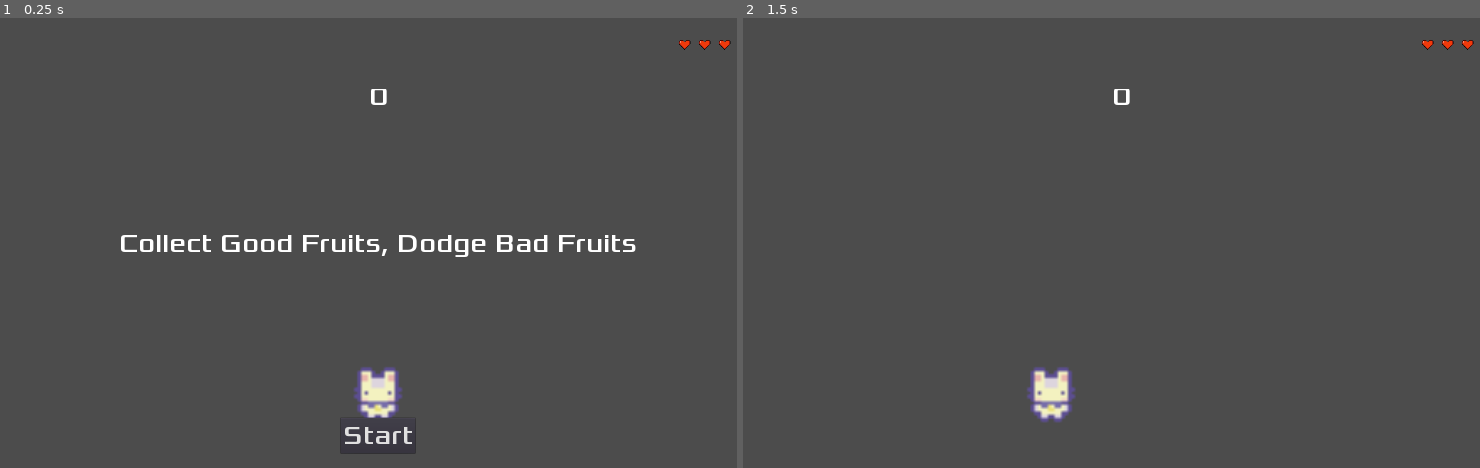
Above: before the commit, frames 1-2 (left to right).
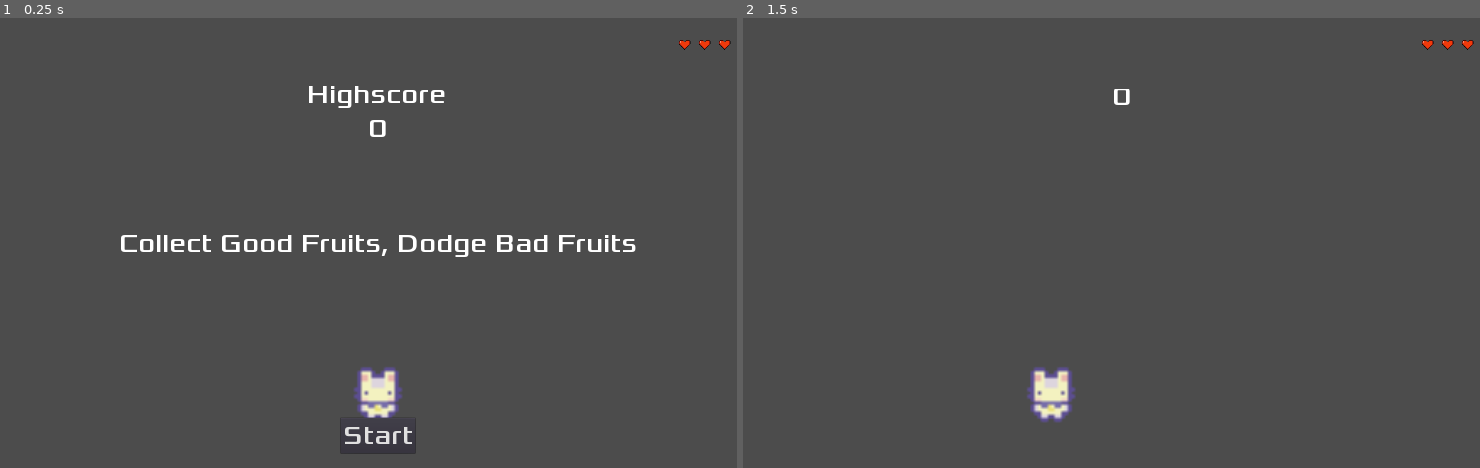
Above: after the commit, the same moments.

Repository: ColinKYuen/BQ-Game-Jam
Game: Godot game, scene res://Scenes/Main.tscn
Two runs of this game, one before a commit and one after it. Both use one fixed random seed, a clock stepped at 60 frames per second and the inputs below.
Inputs:
- Up to frame 1 (0.25 s): no input
- Up to frame 2 (1.5 s): click "Start" at 0.5 s; tap Enter at 1.25 s; hold D (move_right) from 1.28 s (still down)

The runs differ from the first frame. In frame 1, 0.4% of the frame differs, in the area x 41-61%, y 15-27%; in frame 2, nothing differs.

Commit message:
Highscore & live HUD fix

Diff:
--- a/Scenes/HUD.tscn
+++ b/Scenes/HUD.tscn
@@ -7,6 +7,25 @@
 [sub_resource type="DynamicFont" id=1]
 size = 64
 font_data = ExtResource( 1 )
+
+[sub_resource type="GDScript" id=5]
+script/source = "extends Label
+
+
+# Declare member variables here. Examples:
+# var a = 2
+# var b = \"text\"
+
+
+# Called when the node enters the scene tree for the first time.
+func _ready():
+	pass # Replace with function body.
+
+
+# Called every frame. 'delta' is the elapsed time since the previous frame.
+#func _process(delta):
+#	pass
+"
 
 [sub_resource type="AtlasTexture" id=2]
 flags = 4
@@ -41,7 +60,21 @@
 custom_fonts/font = SubResource( 1 )
 text = "Start"
 
+[node name="Highscore" type="Label" parent="."]
+anchor_left = 0.5
+anchor_right = 0.5
+margin_left = -171.0
+margin_top = 144.0
+margin_right = 164.0
+margin_bottom = 222.0
+custom_fonts/font = SubResource( 1 )
+text = "Highscore
+"
+align = 1
+script = SubResource( 5 )
+
 [node name="Score" type="Label" parent="."]
+visible = false
 anchor_left = 0.5
 anchor_right = 0.5
 margin_left = -22.5
--- a/Scripts/HUD.gd
+++ b/Scripts/HUD.gd
@@ -2,12 +2,27 @@
 
 signal start_game
 
-var score = 0;
-var lives = 3;
+var highscore:int = 0
+var score:int = 0;
+var lives:int = 3;
 
 # Called when the node enters the scene tree for the first time.
 func _ready():
+	load_highscore()
+	$Highscore.text = ("Highscore\n" + str(highscore))
 	pass
+
+func save_highscore():
+	var file = File.new()
+	file.open("user://save_game.dat", File.WRITE)
+	file.store_64(highscore)
+	file.close()
+
+func load_highscore():
+	var file = File.new()
+	file.open("user://save_game.dat", File.READ)
+	highscore = file.get_64()
+	file.close()
 
 func show_message(text):
 	$Message.text = text
@@ -18,6 +33,8 @@
 	print("start pressed")
 	$StartButton.hide()
 	$Message.hide()
+	$Highscore.hide()
+	$Score.show()
 	emit_signal("start_game")
 
 func _on_MessageTimer_timeout():
@@ -27,13 +44,20 @@
 	print("current score: " + str(int($Score.text) + 1))
 	$Score.text = str(int($Score.text) + 1)
 	score = int($Score.text) + 1
+	if score > highscore:
+		highscore = score
 
 func _on_HUD_fruit_hit():
-	print("current lives: " + str(lives - 1))
-	if lives > 1:
-		$Life1.set_frame(1)
-	elif lives > 0:
-		$Life2.set_frame(1)
-	else:
-		$Life3.set_frame(1)
-	lives = lives - 1
+	lives -= 1
+	print("current lives: " + str(lives))
+	match (lives):
+		2:
+			$Life1.set_frame(1)
+		1:
+			$Life2.set_frame(1)
+		_:
+			# Gameover
+			$Life3.set_frame(1)
+			save_highscore()
+			print("Gameover")
+			pass
Not shown: 1 places in Scenes/HUD.tscn that only renumber resources
